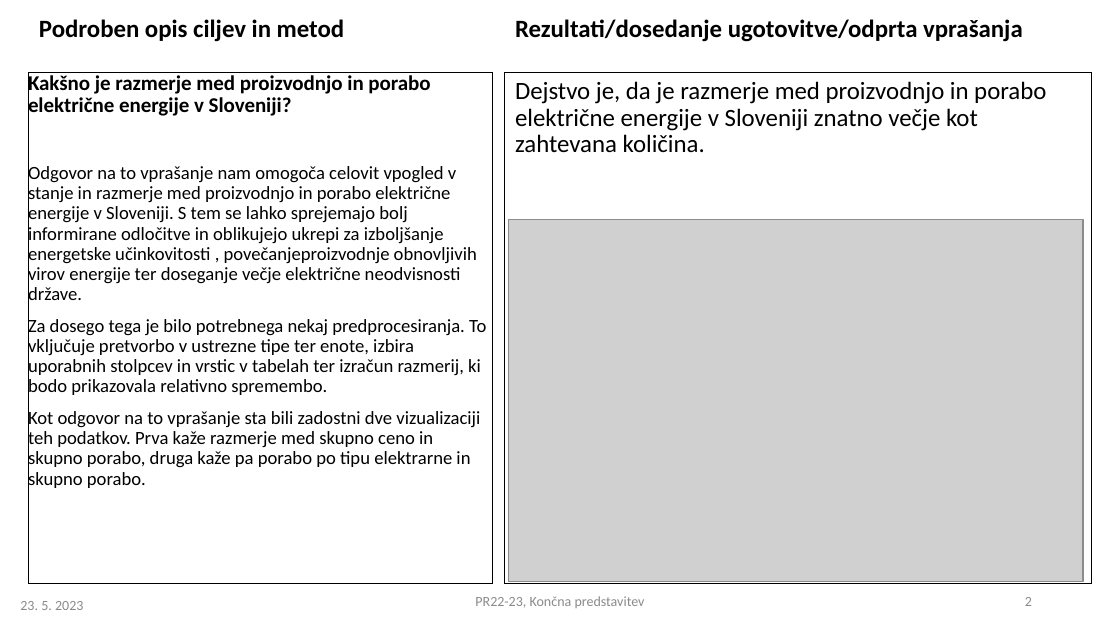
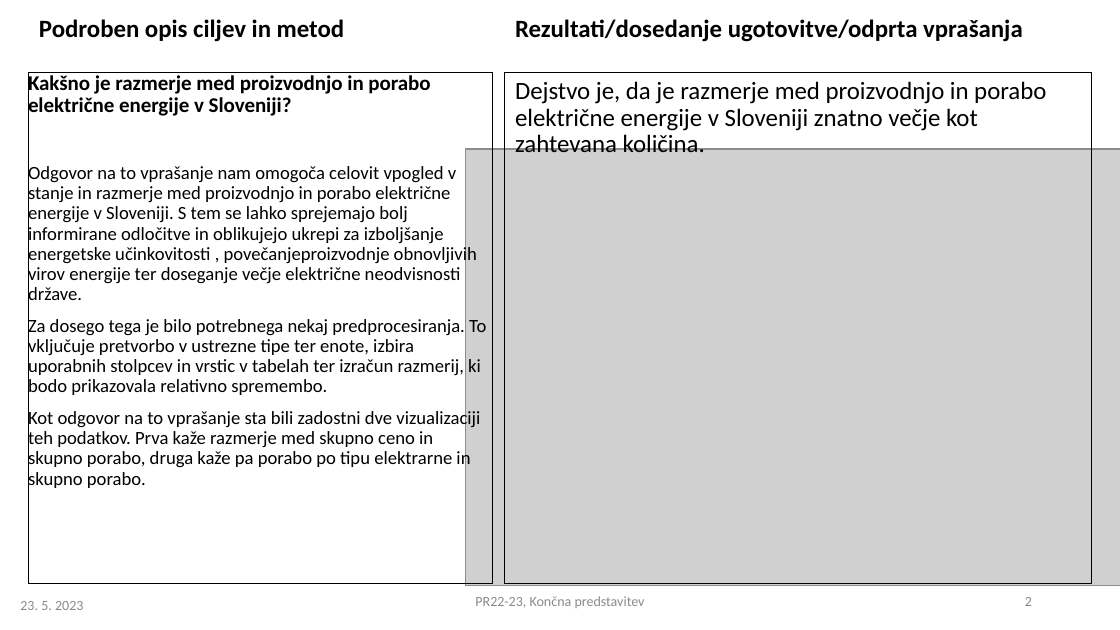
Before and after one commit to MisterMustache/PR22TLTS, a slide deck: slide 2 of PR2022-23_koncna_14a.pptx. Drawn at 1120x630 pixels with LibreOffice and Linux fonts; fonts in the diff are those of the drawing; grey boxes stand for pictures. Boxes give left, top, right and bottom in pixels: in the first picture for what was removed or moved away, otherwise in the second. Text is boxed around its words. In the diff, an @@ line names an element or a change of style, - is before the commit and + after.

```diff
--- a/PR2022-23_koncna_14a.pptx
+++ b/PR2022-23_koncna_14a.pptx
@@ text "Kakšno je razmerje med proizvodnjo ..." at box(28, 72, 493, 584): indent changed @@
@@ picture: place and size @@
-picture at box(508, 220, 1083, 581)
+picture at box(465, 149, 1120, 586)
```
Also in this commit, not shown: 5 other slides changed, 3 slides added.
